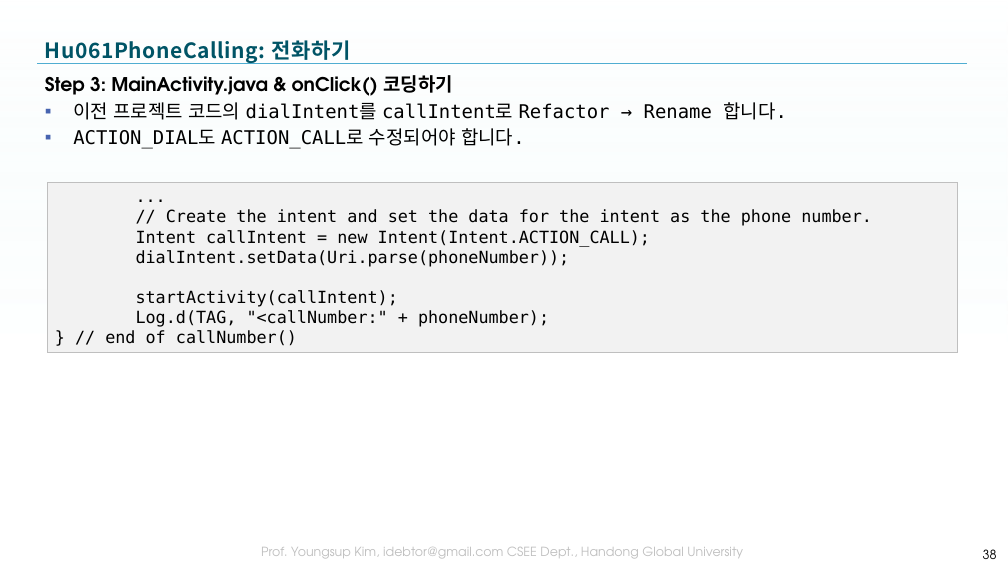
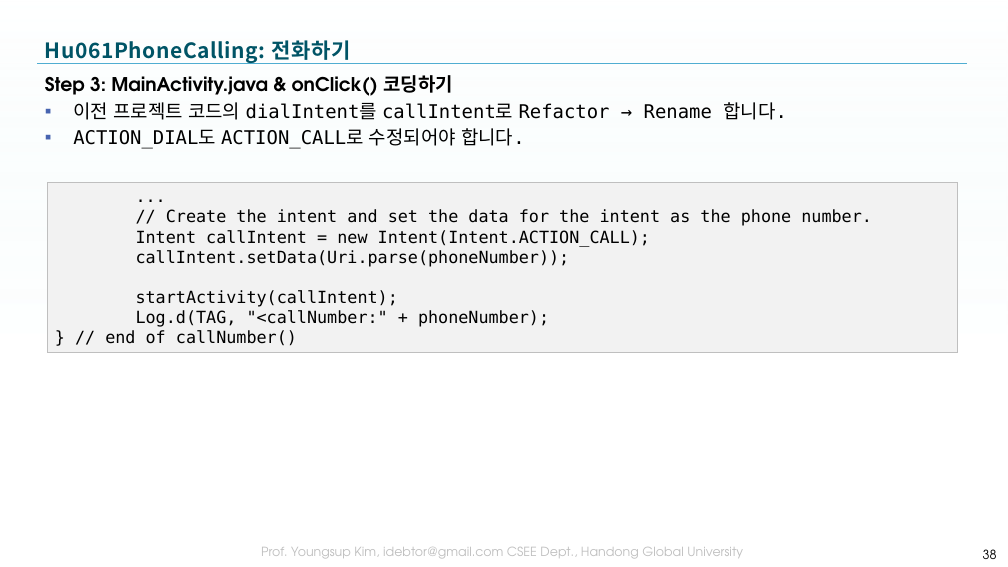
Before and after one commit to tae7841/HuStarAS, a slide deck: slide 38 of ppts/06Service.pptx. Drawn at 1008x567 pixels with LibreOffice and Linux fonts; fonts in the diff are those of the drawing; background and template pictures are left out. Boxes give left, top, right and bottom in pixels: in the first picture for what was removed or moved away, otherwise in the second. Text is boxed around its words. In the diff, an @@ line names an element or a change of style, - is before the commit and + after.

```diff
--- a/ppts/06Service.pptx
+++ b/ppts/06Service.pptx
@@ text in rectangle at (136,250,570,267): text changed @@
-dialIntent.setData(Uri.parse(phoneNumber));
+callIntent.setData(Uri.parse(phoneNumber));
```
Also in this commit, not shown: 1 other slide changed.
